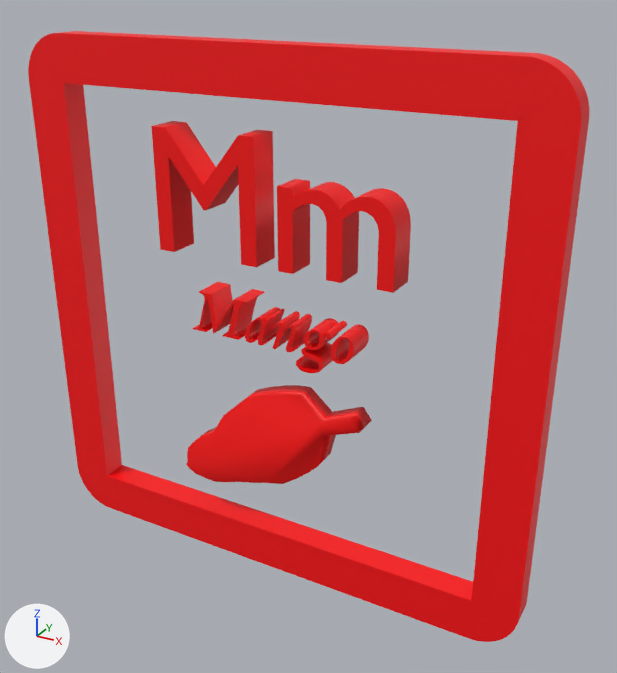
One commit to the glTF model assets/models/Letter/Letter_M.glb: the scene before it, then after it.
Rendered twice from a 50 mm lens placed at (1.48, -1.14, 2.89), pointed at (0.11, 1.34, 1.65). Lighting does not change. The marker at lower left points along +X, +Y and +Z. Where no turn or scale is listed for an object, it has been applied to the vertices.

Objects in the first picture: 'Cube', 'Cylinder', 'Text', 'Text.001'.
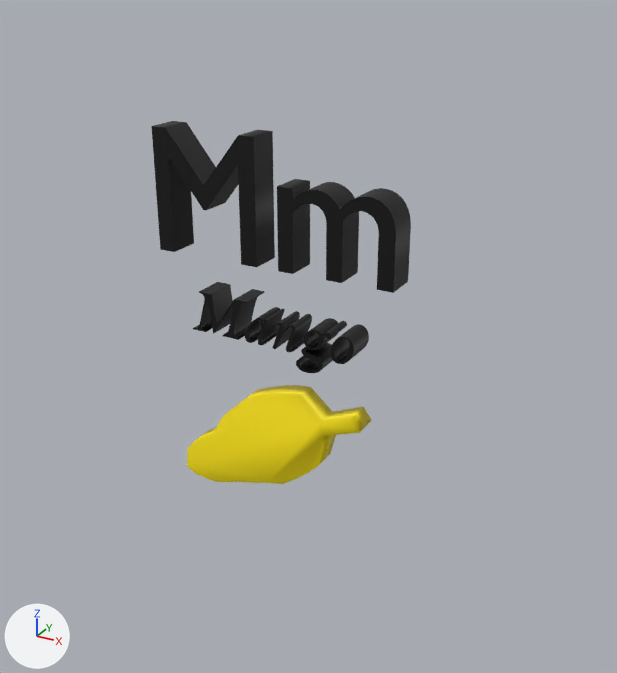
Pixel boxes [x1, y1, x2, y2] of what changed, in the pictures (617 x 673 px):
'Cube', deleted (red): before [28, 31, 589, 642]
'Text', recoloured (red to black): [151, 121, 411, 293] in both
'Cylinder', recoloured (red to yellow): [186, 385, 372, 484] in both
'Text.001', recoloured (red to black): [193, 282, 369, 373] in both

Edits to the bpy script that builds the scene:
```text
Change mat_material_004:
    mat_material_004.base_color: (1.0, 0.0, 0.0) -> (0.0, 0.0, 0.0)  # red #ff0000 -> black #000000
Change mat_material_007:
    mat_material_007.base_color: (1.0, 0.0, 0.0) -> (1.0, 0.798, 0.0)  # red #ff0000 -> yellow #ffe700
Change mat_material_003:
    mat_material_003.base_color: (1.0, 0.0, 0.0) -> (0.0, 0.0, 0.0)  # red #ff0000 -> black #000000
Remove ob_cube:
    ob_cube = bpy.data.objects.new('Cube', me_cube)
    ob_cube.location = (0.0, 1.283, 1.66)
```
